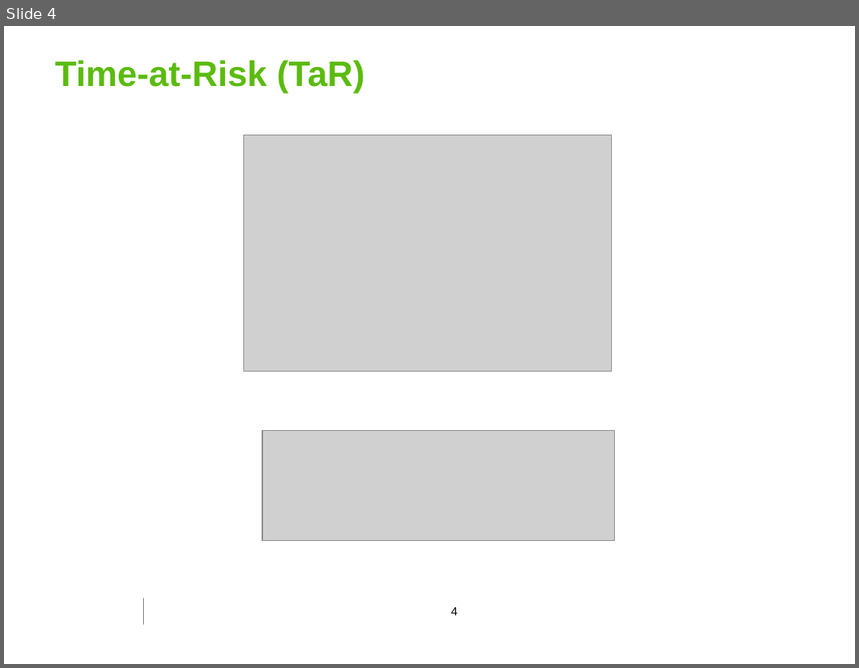
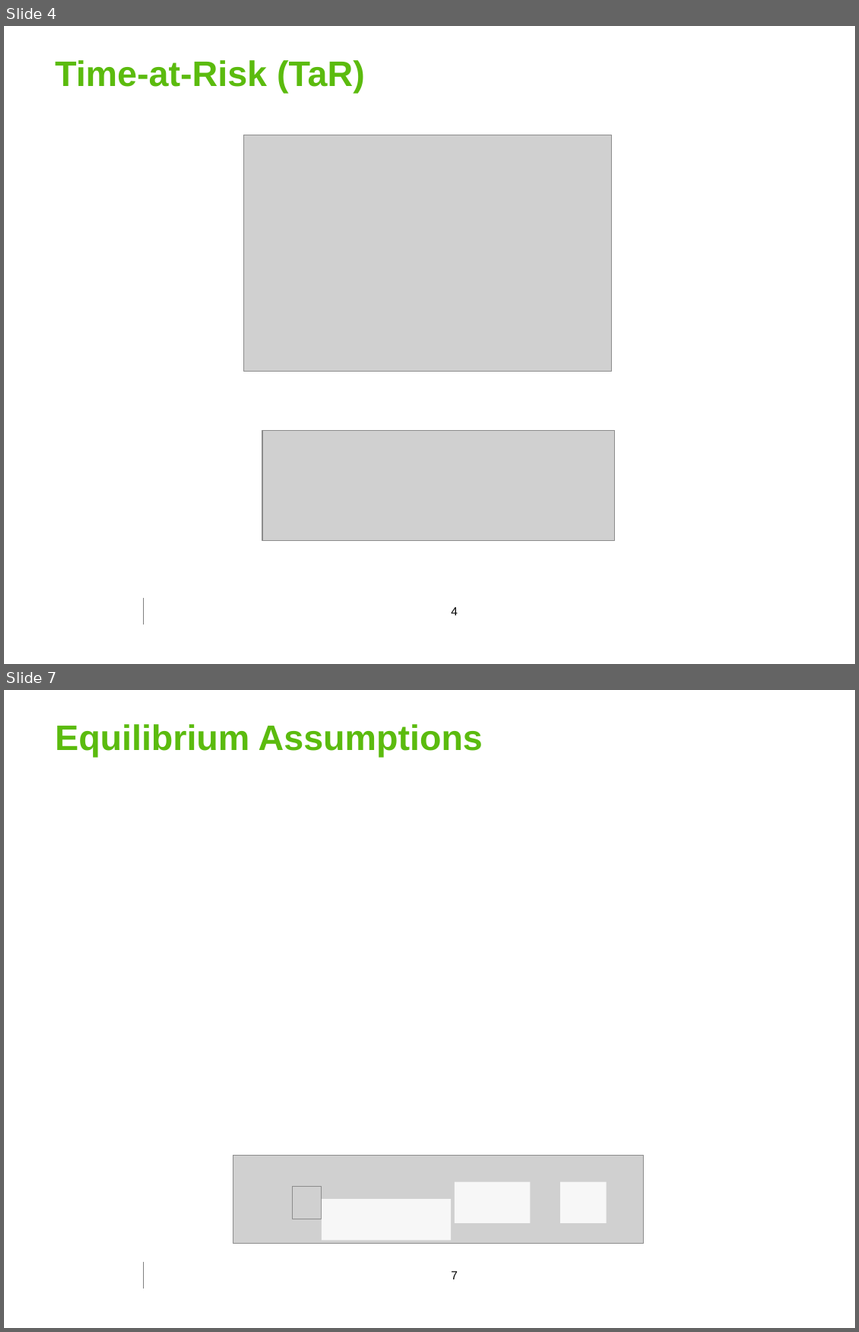
Before and after one commit to georgoff/georgoff.github.io, a slide deck: forest_malaria/MMC_presentation.pptx. Shown one above the other, each under a label of ours: slide 4 before the commit, slides 4 and 7 after it; the slides between them are not shown. The pictures are 859x668 and 859x1332 pixels, drawn with LibreOffice and Linux fonts; fonts in the diff are those of the drawing; grey boxes stand for pictures; background and template pictures are left out. Boxes give left, top, right and bottom in pixels: in the first picture for what was removed or moved away, otherwise in the second. Text is boxed around its words. In the diff, an @@ line names an element or a change of style, - is before the commit and + after.

```diff
--- a/forest_malaria/MMC_presentation.pptx
+++ b/forest_malaria/MMC_presentation.pptx
@@ slide 7 added at (4, 690, 855, 1328), background #FFFFFF; not listed: 1 template element that a slide beside it also shows @@
@@ title added at (55, 724, 483, 758), 30 pt, text #5BBB0E, bold @@
+Equilibrium Assumptions
@@ group added at (234, 1156, 644, 1243): 3 rectangles, 2 pictures @@
@@ page number added at (451, 1271, 458, 1280), 10 pt, text #000000 @@
+7
```
Also in this commit, not shown: 2 slides changed, 2 other slides added, 3 other files.
